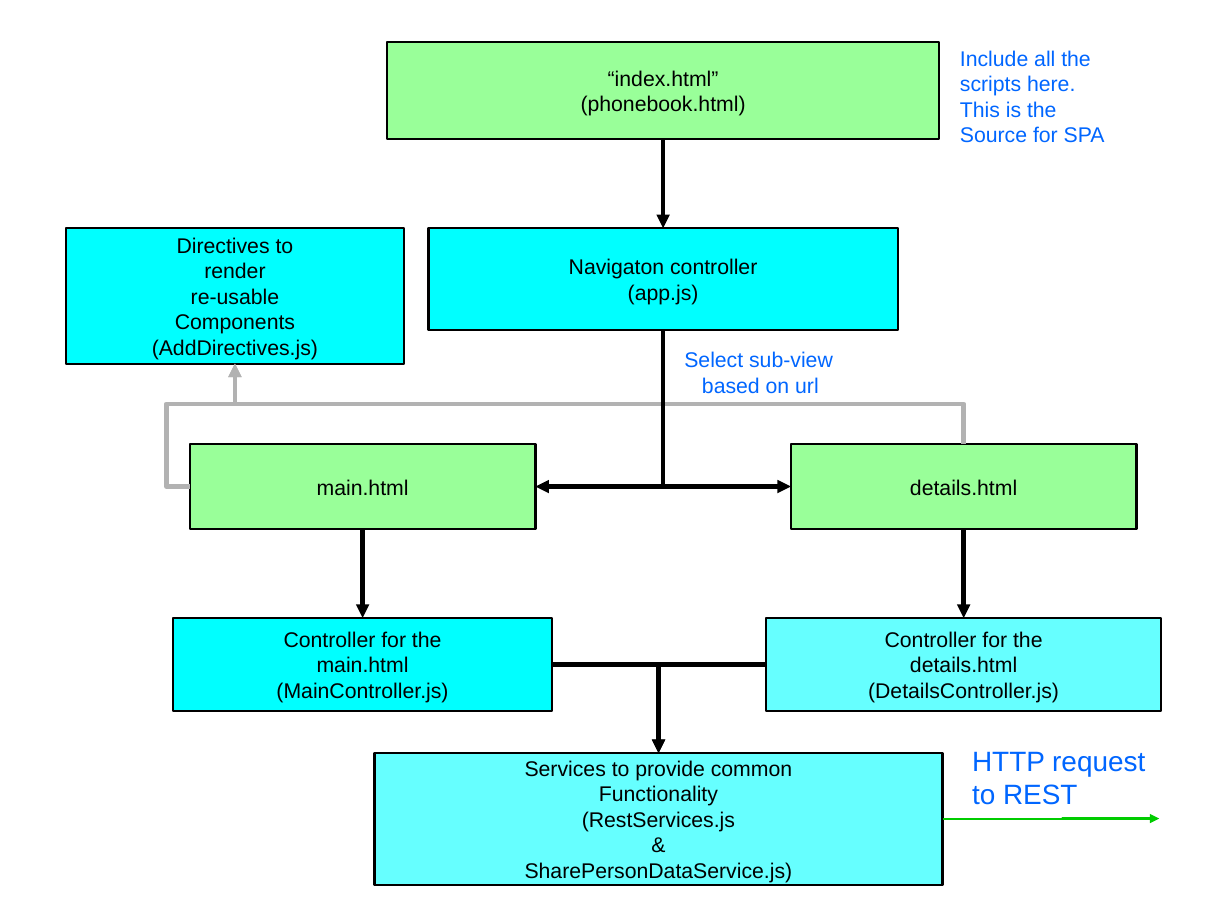
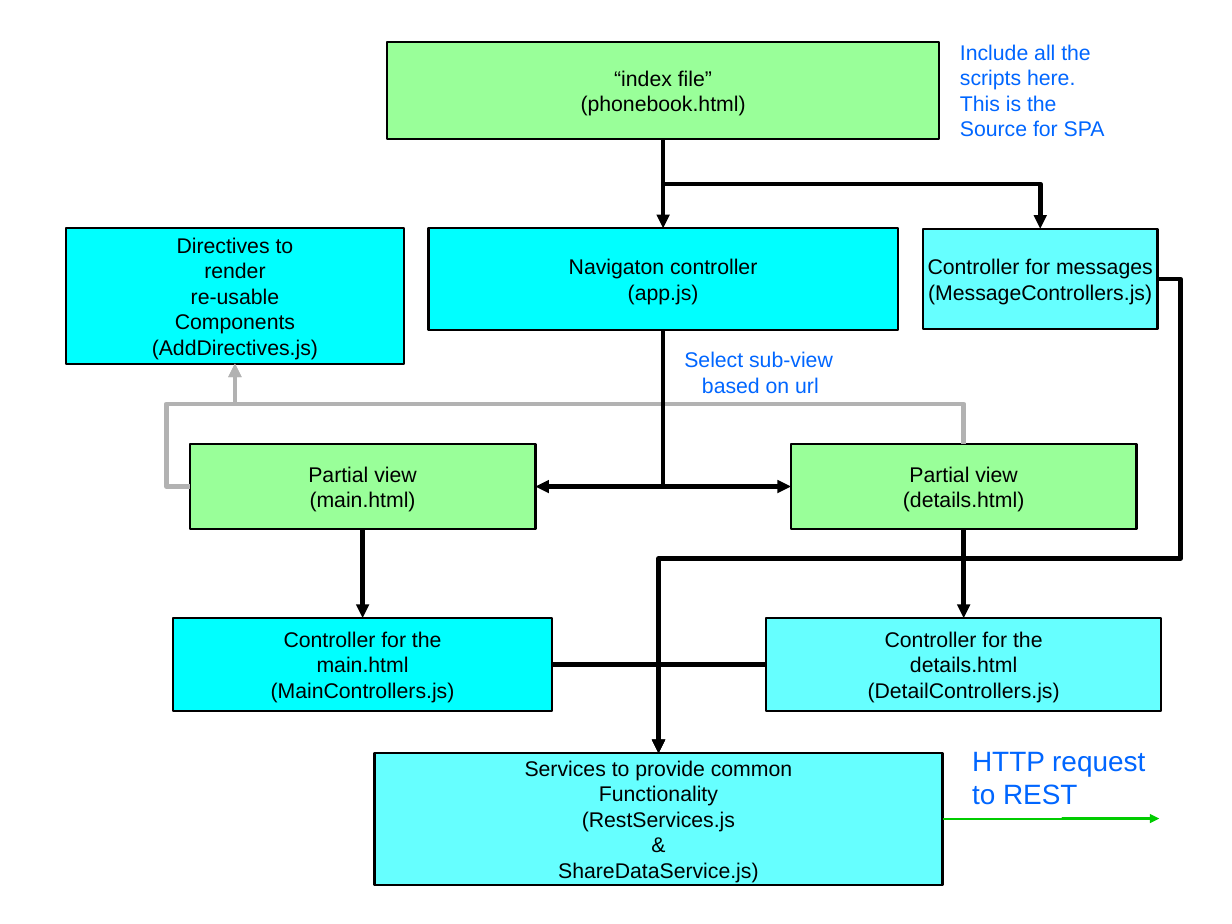
Before and after one commit to vmyrsky/ajeer, a slide deck: slide 25 of JavaEERest/doc/presentation.odp (slide 21 before the commit). Drawn at 1232x924 pixels with LibreOffice and Linux fonts; fonts in the diff are those of the drawing. Boxes give left, top, right and bottom in pixels: in the first picture for what was removed or moved away, otherwise in the second. Text is boxed around its words. In the diff, an @@ line names an element or a change of style, - is before the commit and + after.

```diff
--- a/JavaEERest/doc/presentation.odp
+++ b/JavaEERest/doc/presentation.odp
@@ text "Include all the": place and size @@
-text "Include all the" at [960, 50, 1105, 143]
+text "Include all the" at [960, 44, 1105, 137]
@@ text in rectangle at [614, 70, 712, 87]: text changed @@
-“index.html”
+“index file”
@@ elbow arrow added from (663, 139) to (1041, 229), #000000 2.89 pt @@
@@ rectangle added at [923, 229, 1158, 330], fill #66FFFF, outline #000000 1.45 pt, 13.7 pt, text #000000 @@
+Controller for messages
+(MessageControllers.js)
@@ elbow arrow added from (1158, 279) to (658, 754), #000000 2.89 pt @@
@@ text in rectangle at [308, 466, 416, 512]: text changed @@
-main.html
+Partial view
+(main.html)
@@ text in rectangle at [903, 466, 1024, 512]: text changed @@
-details.html
+Partial view
+(details.html)
@@ text in rectangle at [271, 682, 455, 703]: text changed @@
-(MainController.js)
+(MainControllers.js)
@@ text in rectangle at [868, 682, 1060, 703]: text changed @@
-(DetailsController.js)
+(DetailControllers.js)
@@ text in rectangle at [558, 862, 758, 883]: text changed @@
-SharePersonDataService.js)
+ShareDataService.js)
```
Also in this commit, not shown: 23 other slides changed, 7 slides added, 1 slide removed.
